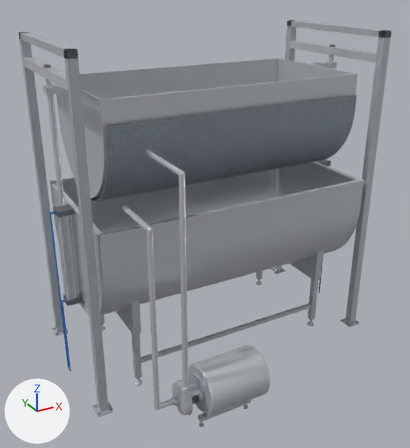
The glTF model molkerei-3d/modelle/schulenburgwanne.glb: old version first, new version second.
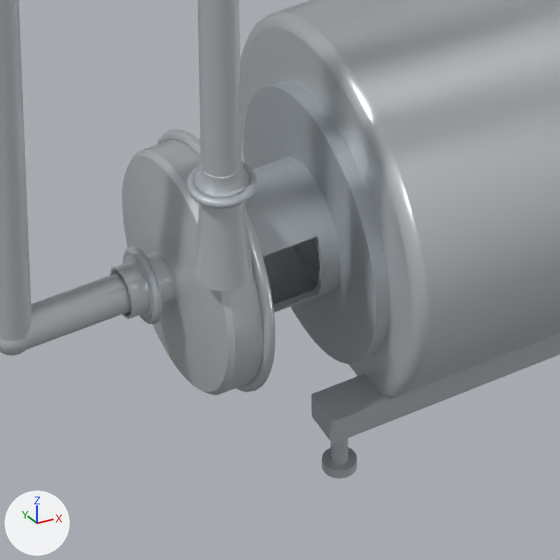
The first picture shows the older version from a 50 mm camera at (-2.74, -4.94, 3.79) aimed at (-0.2, -0.31, 1.48). The close-ups show the older and then the newer version on the part from 38% to 56% of the width and 81% to 98% of the height of that picture. Only the edits that show in the close-ups are written down. The axes (+X, +Y, +Z) are drawn at lower left. The lights are the same throughout. Where no turn or scale is listed for an object, it has been applied to the vertices.

The first close-up shows 'druckleitung_hoch', 'pumpe_auslauf_clamp', 'pumpe_auslauf_rohr', 'pumpe_einlauf_clamp', 'pumpe_einlauf_rohr', 'pumpe_fuss_links_vorne', 'pumpe_gehaeuse', 'pumpe_laterne_teil', 'pumpe_motorflansch', 'pumpe_schiene_links', 'pumpe_spannring', 'pumpe_verkleidung', 'saugleitung_hoch', 'saugleitung_kurz' and 5 more.
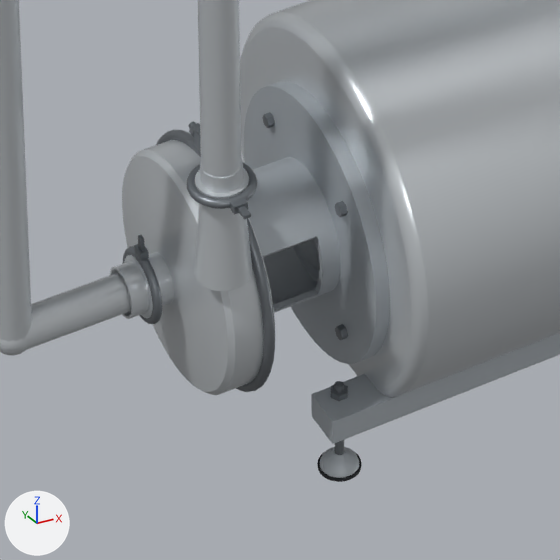
What changed in the scene script:
```text
Change me_auslauf_clamp:
    where me_auslauf_clamp.from_pydata(...)  # 576 vertices, 1152 faces; spans x -0.4155..-0.3315, y -0.161..-0.077, z 0.4895..0.5015
    remove me_auslauf_clamp.materials.append(mat_matt_001)  # light grey #b9c0c6
    add me_auslauf_clamp.materials.append(mat_schraube)  # grey #7c8186
Change me_einlauf_clamp:
    where me_einlauf_clamp.from_pydata(...)  # 576 vertices, 1152 faces; spans x -0.4315..-0.4195, y -0.048..0.048, z 0.226..0.322
    remove me_einlauf_clamp.materials.append(mat_matt_001)  # light grey #b9c0c6
    add me_einlauf_clamp.materials.append(mat_schraube)  # grey #7c8186
Change me_spannring:
    where me_spannring.from_pydata(...)  # 576 vertices, 1152 faces; spans x -0.339..-0.324, y -0.163..0.163, z 0.111..0.437
    remove me_spannring.materials.append(mat_chrom_001)  # light grey #d3d8dc
    add me_spannring.materials.append(mat_schraube)  # grey #7c8186
Remove ob_pumpe_fuss_links_vorne:
    ob_pumpe_fuss_links_vorne = bpy.data.objects.new('pumpe_fuss_links_vorne', me_fuss_links_vorne)
Add ob_pumpe_spannschraube:
    ob_pumpe_spannschraube = bpy.data.objects.new('pumpe_spannschraube', me_spannschraube)  # 48 vertices, 96 faces; spans x -0.3365..-0.3265, y -0.045..0.045, z 0.444..0.454; in mat_schraube (grey #7c8186)
    ob_pumpe_spannschraube.location = (-0.6, -1.25, 0.0)
Add ob_pumpe_spannmutter:
    ob_pumpe_spannmutter = bpy.data.objects.new('pumpe_spannmutter', me_spannmutter)  # 24 vertices, 48 faces; spans x -0.3405..-0.3225, y 0.028..0.036, z 0.4412..0.4568; in mat_schraube (grey #7c8186)
    ob_pumpe_spannmutter.location = (-0.6, -1.25, 0.0)
Add ob_pumpe_spannlasche_2:
    ob_pumpe_spannlasche_2 = bpy.data.objects.new('pumpe_spannlasche_2', me_spannlasche_2)  # a box spanning x -0.338..-0.325, y 0.008..0.028, z 0.434..0.459; in mat_schraube (grey #7c8186)
    ob_pumpe_spannlasche_2.location = (-0.6, -1.25, 0.0)
Add ob_pumpe_schraube_flansch_2:
    ob_pumpe_schraube_flansch_2 = bpy.data.objects.new('pumpe_schraube_flansch_2', me_schraube_flansch_2)  # 24 vertices, 48 faces; spans x -0.2045..-0.1955, y -0.1045..-0.0865, z 0.1707..0.1863; in mat_schraube (grey #7c8186)
    ob_pumpe_schraube_flansch_2.location = (-0.6, -1.25, 0.0)
Add ob_pumpe_schraube_flansch_1:
    ob_pumpe_schraube_flansch_1 = bpy.data.objects.new('pumpe_schraube_flansch_1', me_schraube_flansch_1)  # 24 vertices, 48 faces; spans x -0.2045..-0.1955, y -0.1045..-0.0865, z 0.3617..0.3773; in mat_schraube (grey #7c8186)
    ob_pumpe_schraube_flansch_1.location = (-0.6, -1.25, 0.0)
Add ob_pumpe_schraube_flansch_0:
    ob_pumpe_schraube_flansch_0 = bpy.data.objects.new('pumpe_schraube_flansch_0', me_schraube_flansch_0)  # 24 vertices, 48 faces; spans x -0.2045..-0.1955, y 0.0865..0.1045, z 0.3617..0.3773; in mat_schraube (grey #7c8186)
    ob_pumpe_schraube_flansch_0.location = (-0.6, -1.25, 0.0)
Add ob_pumpe_schienenmutter_1:
    ob_pumpe_schienenmutter_1 = bpy.data.objects.new('pumpe_schienenmutter_1', me_schienenmutter_1)  # 24 vertices, 48 faces; spans x -0.2325..-0.2085, y -0.1374..-0.1166, z 0.114..0.122; in mat_schraube (grey #7c8186)
    ob_pumpe_schienenmutter_1.location = (-0.6, -1.25, 0.0)
Add ob_pumpe_kalotte_1:
    ob_pumpe_kalotte_1 = bpy.data.objects.new('pumpe_kalotte_1', me_kalotte_1)  # 144 vertices, 288 faces; spans x -0.2455..-0.1955, y -0.152..-0.102, z 0.004..0.0225; in mat_matt (light grey #b9c0c6)
    ob_pumpe_kalotte_1.location = (-0.6, -1.25, 0.0)
Add ob_pumpe_k_saug_lasche:
    ob_pumpe_k_saug_lasche = bpy.data.objects.new('pumpe_k_saug_lasche', me_k_saug_lasche)  # a box spanning x -0.4308..-0.4202, y -0.009..0.009, z 0.3205..0.331; in mat_schraube (grey #7c8186)
    ob_pumpe_k_saug_lasche.location = (-0.6, -1.25, 0.0)
Add ob_pumpe_k_saug_fluegel:
    ob_pumpe_k_saug_fluegel = bpy.data.objects.new('pumpe_k_saug_fluegel', me_k_saug_fluegel)  # a box spanning x -0.4278..-0.4232, y -0.0045..0.0045, z 0.331..0.3475; in mat_schraube (grey #7c8186)
    ob_pumpe_k_saug_fluegel.location = (-0.6, -1.25, 0.0)
Add ob_pumpe_k_druck_lasche:
    ob_pumpe_k_druck_lasche = bpy.data.objects.new('pumpe_k_druck_lasche', me_k_druck_lasche)  # a box spanning x -0.383..-0.365, y -0.17..-0.1595, z 0.4902..0.5008; in mat_schraube (grey #7c8186)
    ob_pumpe_k_druck_lasche.location = (-0.6, -1.25, 0.0)
Add ob_pumpe_k_druck_fluegel:
    ob_pumpe_k_druck_fluegel = bpy.data.objects.new('pumpe_k_druck_fluegel', me_k_druck_fluegel)  # a box spanning x -0.3785..-0.3695, y -0.1865..-0.17, z 0.4932..0.4978; in mat_schraube (grey #7c8186)
    ob_pumpe_k_druck_fluegel.location = (-0.6, -1.25, 0.0)
Add ob_pumpe_gewindestange_1:
    ob_pumpe_gewindestange_1 = bpy.data.objects.new('pumpe_gewindestange_1', me_gewindestange_1)  # 48 vertices, 96 faces; spans x -0.2265..-0.2145, y -0.133..-0.121, z 0.0225..0.13; in mat_schraube (grey #7c8186)
    ob_pumpe_gewindestange_1.location = (-0.6, -1.25, 0.0)
Add ob_pumpe_fusspad_1:
    ob_pumpe_fusspad_1 = bpy.data.objects.new('pumpe_fusspad_1', me_fusspad_1)  # 96 vertices, 192 faces; spans x -0.248..-0.193, y -0.1545..-0.0995, z 0.0..0.004; in mat_schwarz (black #22262a)
    ob_pumpe_fusspad_1.location = (-0.6, -1.25, 0.0)
```

Boxes (x1, y1, x2, y2) around the edits, measured in the close-ups (560 x 560 px):
'pumpe_spannring', recoloured
    both: (156, 130, 275, 392)
'pumpe_auslauf_clamp', recoloured (light grey to grey)
    both: (187, 163, 257, 209)
'pumpe_fuss_links_vorne', deleted
    before: (322, 438, 357, 479)
'pumpe_einlauf_clamp', recoloured (light grey to grey)
    both: (123, 246, 162, 324)
'pumpe_kalotte_1', added
    after: (320, 447, 359, 478)
'pumpe_fusspad_1', added
    after: (317, 452, 362, 482)
'pumpe_gewindestange_1', added
    after: (334, 381, 344, 455)
'pumpe_k_druck_lasche', added
    after: (230, 197, 248, 215)
'pumpe_schienenmutter_1', added
    after: (331, 385, 348, 401)
'pumpe_schraube_flansch_1', added
    after: (335, 201, 348, 217)
'pumpe_schraube_flansch_2', added
    after: (335, 324, 348, 341)
'pumpe_schraube_flansch_0', added
    after: (262, 112, 275, 128)
'pumpe_k_saug_lasche', added
    after: (134, 244, 149, 261)
'pumpe_spannlasche_2', added
    after: (194, 126, 201, 153)
'pumpe_k_druck_fluegel', added
    after: (238, 206, 251, 219)
'pumpe_k_saug_fluegel', added
    after: (138, 235, 145, 251)
'pumpe_spannmutter', added (mostly hidden)
    after: (189, 123, 200, 137)
'pumpe_spannschraube', added
    after: (189, 121, 196, 128)
